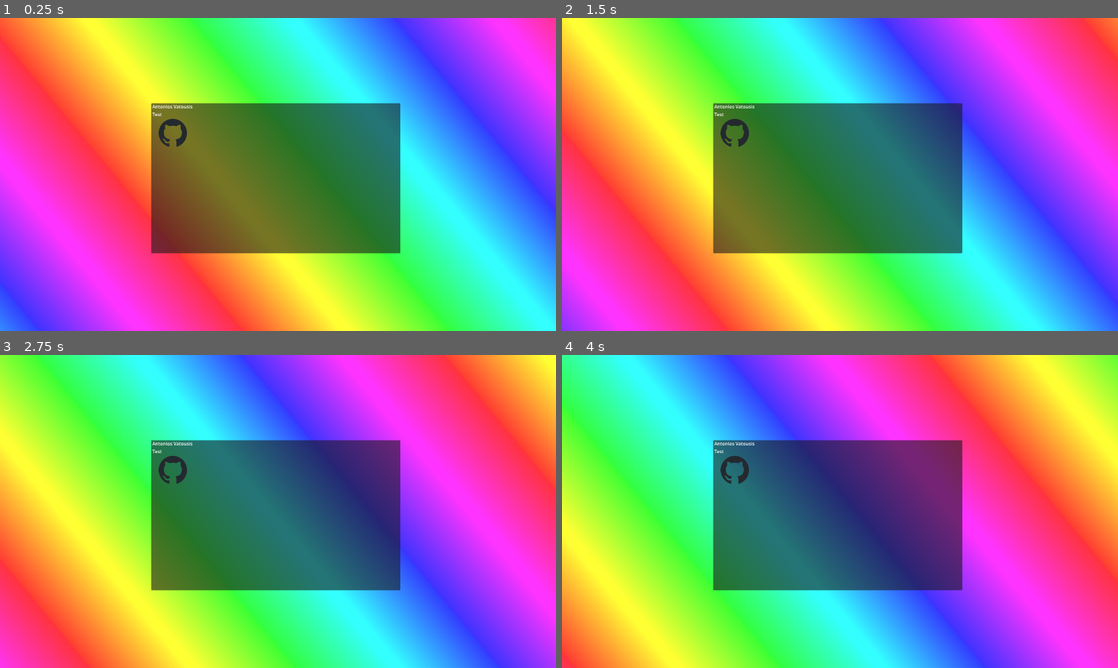
Above: before the commit, frames 1-4 (two rows, left to right).
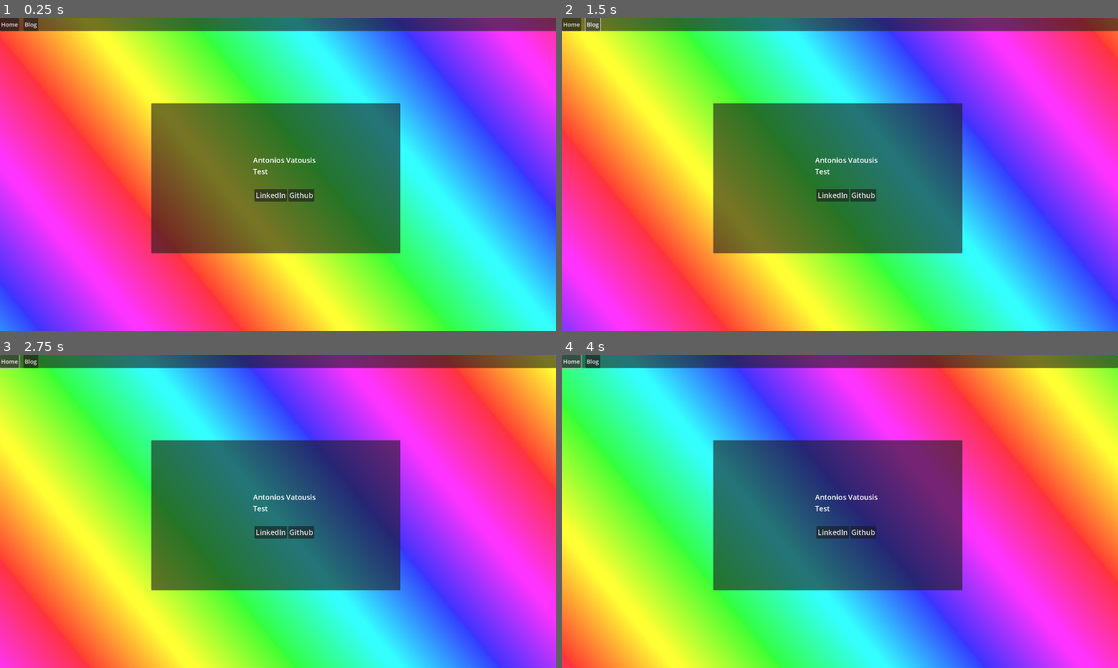
Above: after the commit, the same moments.

Repository: antv199/antv199.github.io
Game: Godot game, scene res://Website.tscn
Two runs of this game, one before a commit and one after it. Both use one fixed random seed, a clock stepped at 60 frames per second and the inputs below. Before the commit the project has no main scene; this scene is started directly in both runs.
Inputs (mouse positions are in pixels of both pictures, inside the frame that each line leads up to):
- Up to frame 1 (0.25 s): no input
- Up to frame 2 (1.5 s): click (573, 24) at 0.5 s, where only the run after the commit has a clickable "Home"; click (595, 24) at 1.25 s, where only the run after the commit has a clickable "Blog"
- Up to frame 3 (2.75 s): click (11, 361) at 2 s, where only the run after the commit has a clickable "Home"
- Up to frame 4 (4 s): click (595, 361) at 2.75 s, where only the run after the commit has a clickable "Blog"; click (573, 361) at 3.5 s, where only the run after the commit has a clickable "Home"

The runs differ from the first frame. In frame 1, 5.0% of the frame differs, in the area x 0-100%, y 0-59%; in frame 2, 5.0%; in frame 3, 5.0%; in frame 4, 5.0%.

Commit message:
hopefully we are done?!?!?

Diff:
--- a/Website.gd
+++ b/Website.gd
@@ -1 +1,52 @@
 extends Control
+
+func _process(delta: float) -> void:
+	# print_debug(DisplayServer.window_get_size())
+	if DisplayServer.window_get_size().x < 800:
+		%MobileView.visible = true
+		%DesktopView.visible = false
+		%Navbar.set_size(Vector2(%Navbar.get_size().x, 130))
+		for i in %NavbarHorContainer.get_children():
+			i.add_theme_font_size_override("font_size", 65)
+
+	else:
+		%MobileView.visible = false
+		%DesktopView.visible = true
+		%Navbar.set_size(Vector2(%Navbar.get_size().x, 45))
+		for i in %NavbarHorContainer.get_children():
+			i.add_theme_font_size_override("font_size", 20)
+
+func _ready():
+	# Create an HTTP request node and connect its completion signal.
+	%HTTPRequest.request_completed.connect(self._http_request_completed)
+
+	# Perform the HTTP request. The URL below returns a PNG image as of writing.
+	var error = %HTTPRequest.request("https://avatars.githubusercontent.com/u/25984671?v=4")
+	if error != OK:
+		push_error("An error occurred in the HTTP request.")
+
+# Called when the HTTP request is completed.
+func _http_request_completed(result, response_code, headers, body):
+	if result != HTTPRequest.RESULT_SUCCESS:
+		push_error("Image couldn't be downloaded. Try a different image.")
+
+	var image = Image.new()
+	var error = image.load_png_from_buffer(body)
+	if error != OK:
+		push_error("Couldn't load the image.")
+
+	var texture = ImageTexture.create_from_image(image)
+
+	# Display the image in a TextureRect node.
+	%ImageDesk.texture = texture
+	%ImagePhone.texture = texture
+
+# Buttons
+func _on_linkedin_pressed() -> void:
+	OS.shell_open("https://www.linkedin.com/in/anthony-vatousis/")
+
+func _on_github_pressed() -> void:
+	OS.shell_open("https://github.com/antv199")
+
+func _on_blog_pressed() -> void:
+	OS.shell_open("https://antv199.github.io/blog/")
--- a/Website.tscn
+++ b/Website.tscn
@@ -1,8 +1,7 @@
-[gd_scene load_steps=5 format=3 uid="uid://bhs1kvbuurhmf"]
+[gd_scene load_steps=4 format=3 uid="uid://bhs1kvbuurhmf"]
 
 [ext_resource type="Script" path="res://Website.gd" id="1_m1w33"]
 [ext_resource type="Shader" path="res://gradient.gdshader" id="2_2bwuh"]
-[ext_resource type="Texture2D" uid="uid://7sg2vlr4u8a3" path="res://logos/github-mark.svg" id="3_hehj6"]
 
 [sub_resource type="ShaderMaterial" id="ShaderMaterial_myqhl"]
 shader = ExtResource("2_2bwuh")
@@ -30,7 +29,35 @@
 grow_vertical = 2
 color = Color(0, 0, 0, 1)
 
-[node name="Panel" type="Panel" parent="."]
+[node name="Navbar" type="Panel" parent="."]
+unique_name_in_owner = true
+layout_mode = 1
+anchors_preset = 10
+anchor_right = 1.0
+offset_bottom = 45.0
+grow_horizontal = 2
+
+[node name="NavbarHorContainer" type="HBoxContainer" parent="Navbar"]
+unique_name_in_owner = true
+layout_mode = 1
+anchors_preset = 15
+anchor_right = 1.0
+anchor_bottom = 1.0
+grow_horizontal = 2
+grow_vertical = 2
+theme_override_constants/separation = 15
+
+[node name="FakeHomeButton" type="Button" parent="Navbar/NavbarHorContainer"]
+layout_mode = 2
+theme_override_font_sizes/font_size = 20
+text = "Home"
+
+[node name="Blog" type="Button" parent="Navbar/NavbarHorContainer"]
+layout_mode = 2
+theme_override_font_sizes/font_size = 20
+text = "Blog"
+
+[node name="ProfileView" type="Panel" parent="."]
 layout_mode = 1
 anchors_preset = -1
 anchor_left = 0.272
@@ -44,32 +71,120 @@
 grow_horizontal = 2
 grow_vertical = 2
 
-[node name="HBoxContainer" type="HBoxContainer" parent="Panel"]
-layout_mode = 0
-offset_right = 40.0
-offset_bottom = 40.0
+[node name="DesktopView" type="HBoxContainer" parent="ProfileView"]
+unique_name_in_owner = true
+visible = false
+layout_mode = 1
+anchors_preset = 8
+anchor_left = 0.5
+anchor_top = 0.5
+anchor_right = 0.5
+anchor_bottom = 0.5
+offset_left = -71.5
+offset_top = -75.0
+offset_right = 71.5
+offset_bottom = 75.0
+grow_horizontal = 2
+grow_vertical = 2
+theme_override_constants/separation = 60
+alignment = 1
 
-[node name="Image" type="TextureRect" parent="Panel/HBoxContainer"]
+[node name="ImageDesk" type="TextureRect" parent="ProfileView/DesktopView"]
+unique_name_in_owner = true
 layout_mode = 2
 
-[node name="VBoxContainer" type="VBoxContainer" parent="Panel/HBoxContainer"]
-layout_mode = 2
-
-[node name="Name" type="Label" parent="Panel/HBoxContainer/VBoxContainer"]
-layout_mode = 2
-text = "Antonios Vatousis"
-
-[node name="Name2" type="Label" parent="Panel/HBoxContainer/VBoxContainer"]
-layout_mode = 2
-text = "Test"
-
-[node name="ButtonsContainer" type="HBoxContainer" parent="Panel/HBoxContainer/VBoxContainer"]
+[node name="VBoxContainer" type="VBoxContainer" parent="ProfileView/DesktopView"]
 layout_mode = 2
 alignment = 1
 
-[node name="Linkedin" type="TextureButton" parent="Panel/HBoxContainer/VBoxContainer/ButtonsContainer"]
+[node name="Name" type="Label" parent="ProfileView/DesktopView/VBoxContainer"]
+layout_mode = 2
+theme_override_font_sizes/font_size = 25
+text = "Antonios Vatousis"
+
+[node name="Name2" type="Label" parent="ProfileView/DesktopView/VBoxContainer"]
+layout_mode = 2
+theme_override_font_sizes/font_size = 25
+text = "Test"
+
+[node name="VSplitContainer" type="HSeparator" parent="ProfileView/DesktopView/VBoxContainer"]
+layout_mode = 2
+theme_override_constants/separation = 35
+
+[node name="ButtonsContainer" type="HBoxContainer" parent="ProfileView/DesktopView/VBoxContainer"]
+layout_mode = 2
+alignment = 1
+
+[node name="LinkedinDesk" type="Button" parent="ProfileView/DesktopView/VBoxContainer/ButtonsContainer"]
+layout_mode = 2
+theme_override_font_sizes/font_size = 25
+text = "LinkedIn"
+
+[node name="Github" type="Button" parent="ProfileView/DesktopView/VBoxContainer/ButtonsContainer"]
+layout_mode = 2
+theme_override_font_sizes/font_size = 25
+text = "Github"
+
+[node name="MobileView" type="VBoxContainer" parent="ProfileView"]
+unique_name_in_owner = true
+layout_mode = 1
+anchors_preset = 13
+anchor_left = 0.5
+anchor_right = 0.5
+anchor_bottom = 1.0
+offset_left = -235.0
+offset_right = 235.0
+offset_bottom = 6.10352e-05
+grow_horizontal = 2
+grow_vertical = 2
+theme_override_constants/separation = 15
+alignment = 1
+
+[node name="ImagePhone" type="TextureRect" parent="ProfileView/MobileView"]
+unique_name_in_owner = true
 layout_mode = 2
 
-[node name="Github" type="TextureButton" parent="Panel/HBoxContainer/VBoxContainer/ButtonsContainer"]
+[node name="Name" type="Label" parent="ProfileView/MobileView"]
 layout_mode = 2
-texture_normal = ExtResource("3_hehj6")
+theme_override_font_sizes/font_size = 60
+text = "Antonios Vatousis"
+horizontal_alignment = 1
+
+[node name="Name2" type="Label" parent="ProfileView/MobileView"]
+layout_mode = 2
+theme_override_font_sizes/font_size = 60
+text = "Test"
+horizontal_alignment = 1
+
+[node name="VSplitContainer" type="HSeparator" parent="ProfileView/MobileView"]
+layout_mode = 2
+theme_override_constants/separation = 40
+
+[node name="ButtonsContainer" type="HBoxContainer" parent="ProfileView/MobileView"]
+layout_mode = 2
+theme_override_constants/separation = 30
+alignment = 1
+
+[node name="LinkedinPhone" type="Button" parent="ProfileView/MobileView/ButtonsContainer"]
+layout_mode = 2
+theme_override_font_sizes/font_size = 60
+text = "LinkedIn"
+
+[node name="Github" type="Button" parent="ProfileView/MobileView/ButtonsContainer"]
+layout_mode = 2
+theme_override_font_sizes/font_size = 60
+text = "Github"
+
+[node name="VBoxContainer" type="VBoxContainer" parent="ProfileView/MobileView"]
+layout_mode = 2
+alignment = 1
+
+[node name="HTTPRequest" type="HTTPRequest" parent="."]
+unique_name_in_owner = true
+
+[connection signal="pressed" from="Navbar/NavbarHorContainer/Blog" to="." method="_on_blog_pressed"]
+[connection signal="pressed" from="ProfileView/DesktopView/VBoxContainer/ButtonsContainer/LinkedinDesk" to="." method="_on_linkedin_pressed"]
+[connection signal="pressed" from="ProfileView/DesktopView/VBoxContainer/ButtonsContainer/Github" to="." method="_on_github_pressed"]
+[connection signal="pressed" from="ProfileView/MobileView/ButtonsContainer/LinkedinPhone" to="." method="_on_linkedin_pressed"]
+[connection signal="pressed" from="ProfileView/MobileView/ButtonsContainer/Github" to="." method="_on_github_pressed"]
+[connection signal="request_completed" from="HTTPRequest" to="." method="_http_request_completed"]
--- a/logos/github-mark.svg
+++ /dev/null
@@ -1 +0,0 @@
-<svg width="98" height="96" xmlns="http://www.w3.org/2000/svg"><path fill-rule="evenodd" clip-rule="evenodd" d="M48.854 0C21.839 0 0 22 0 49.217c0 21.756 13.993 40.172 33.405 46.69 2.427.49 3.316-1.059 3.316-2.362 0-1.141-.08-5.052-.08-9.127-13.59 2.934-16.42-5.867-16.42-5.867-2.184-5.704-5.42-7.17-5.42-7.17-4.448-3.015.324-3.015.324-3.015 4.934.326 7.523 5.052 7.523 5.052 4.367 7.496 11.404 5.378 14.235 4.074.404-3.178 1.699-5.378 3.074-6.6-10.839-1.141-22.243-5.378-22.243-24.283 0-5.378 1.94-9.778 5.014-13.2-.485-1.222-2.184-6.275.486-13.038 0 0 4.125-1.304 13.426 5.052a46.97 46.97 0 0 1 12.214-1.63c4.125 0 8.33.571 12.213 1.63 9.302-6.356 13.427-5.052 13.427-5.052 2.67 6.763.97 11.816.485 13.038 3.155 3.422 5.015 7.822 5.015 13.2 0 18.905-11.404 23.06-22.324 24.283 1.78 1.548 3.316 4.481 3.316 9.126 0 6.6-.08 11.897-.08 13.526 0 1.304.89 2.853 3.316 2.364 19.412-6.52 33.405-24.935 33.405-46.691C97.707 22 75.788 0 48.854 0z" fill="#24292f"/></svg>
--- a/project.godot
+++ b/project.godot
@@ -11,6 +11,7 @@
 [application]
 
 config/name="website"
+run/main_scene="res://Website.tscn"
 config/features=PackedStringArray("4.3", "GL Compatibility")
 config/icon="res://icon.svg"
 
@@ -27,3 +28,4 @@
 
 renderer/rendering_method="gl_compatibility"
 renderer/rendering_method.mobile="gl_compatibility"
+textures/vram_compression/import_etc2_astc=true
Not shown, added: export_presets.cfg
Not shown, removed: logos/github-mark.svg.import
Not shown, added: .github/workflows/ci.yml
Not shown, changed: .gitignore
